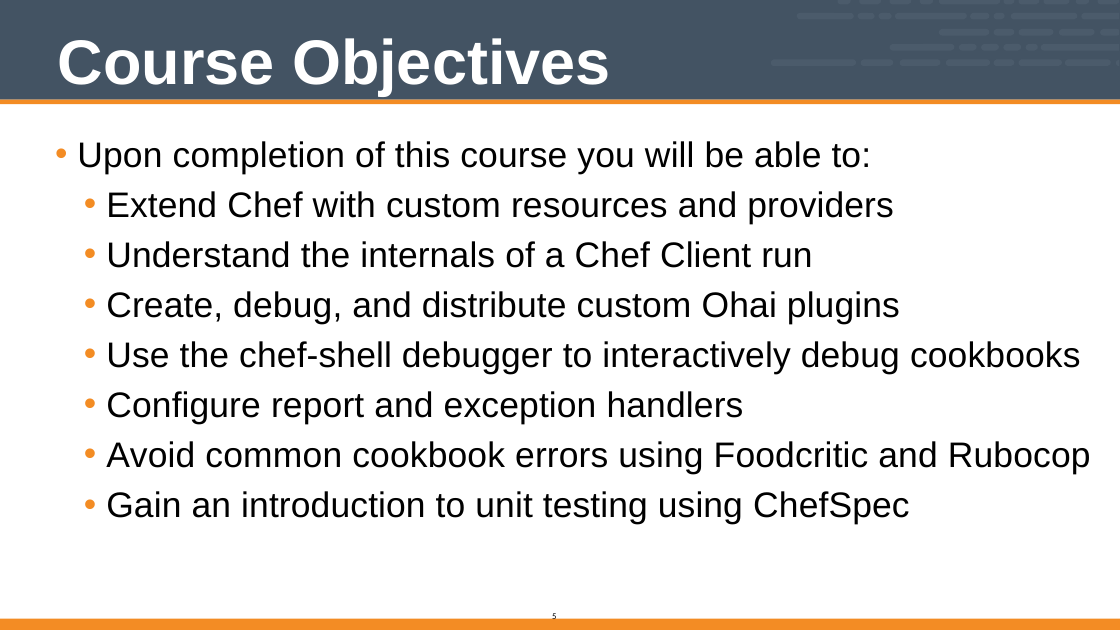
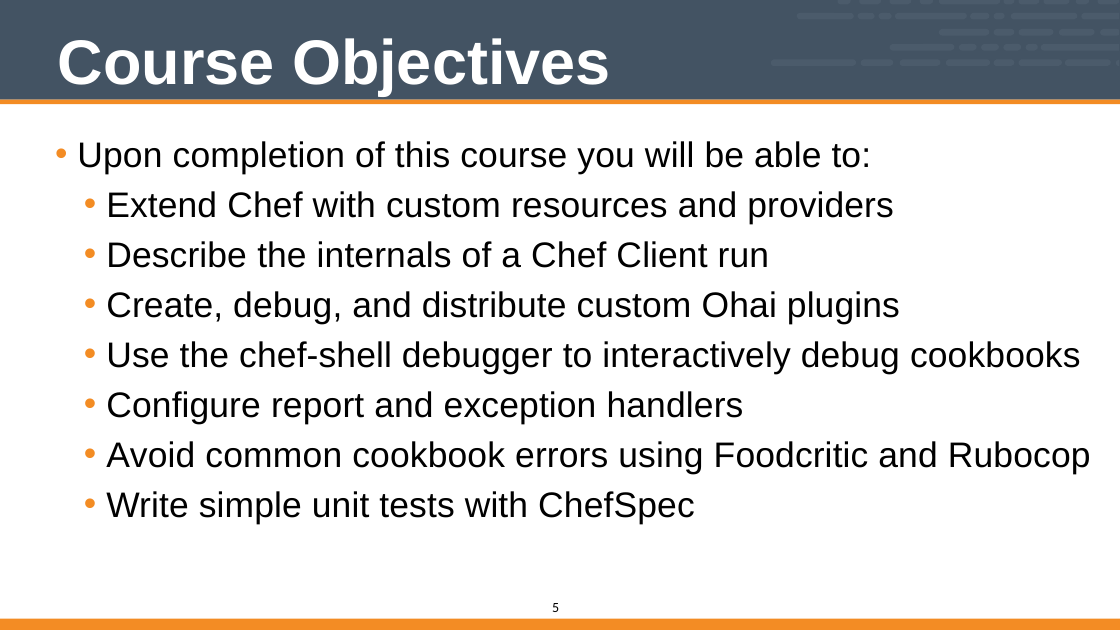
Before and after one commit to vinyar/chef-intermediate, a slide deck: slide 5 of Modules/01-Chef_Intermediate.pptx. Drawn at 1120x630 pixels with LibreOffice and Linux fonts; fonts in the diff are those of the drawing. Boxes give left, top, right and bottom in pixels: in the first picture for what was removed or moved away, otherwise in the second. Text is boxed around its words. In the diff, an @@ line names an element or a change of style, - is before the commit and + after.

```diff
--- a/Modules/01-Chef_Intermediate.pptx
+++ b/Modules/01-Chef_Intermediate.pptx
@@ text at (106,241,769,268): text changed @@
-  • Understand the internals of a Chef Client run
+  • Describe the internals of a Chef Client run
@@ text at (106,491,695,525): text changed @@
-  • Gain an introduction to unit testing using ChefSpec
+  • Write simple unit tests with ChefSpec
@@ page number: place and size @@
-page number at (552,612,556,622)
+page number at (552,603,559,612)
@@ page number at (552,603,559,612): size 10 to 16 pt @@
```
Also in this commit, not shown: 17 other slides changed, 1 slide added, 3 slides removed.
